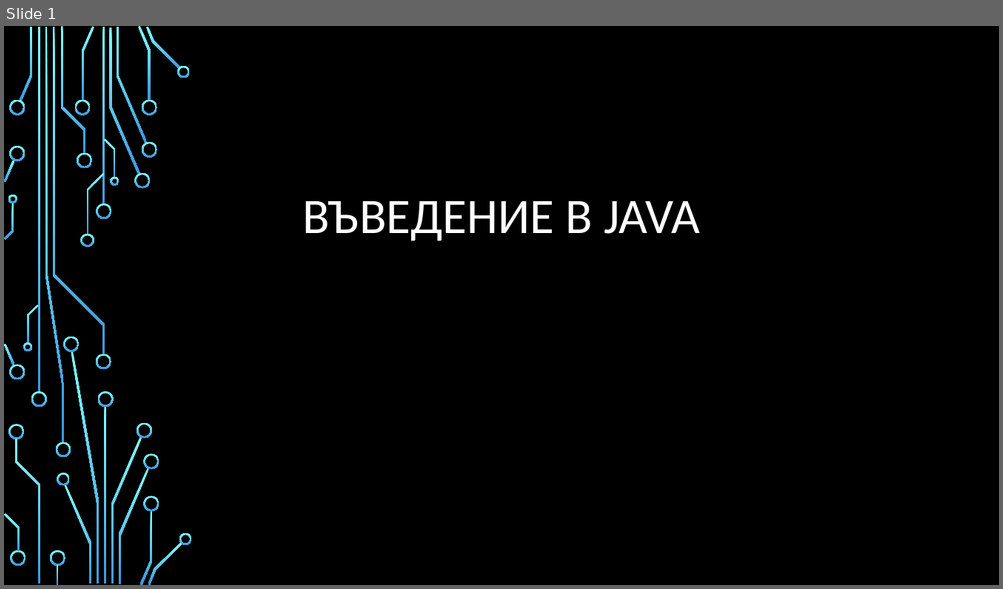
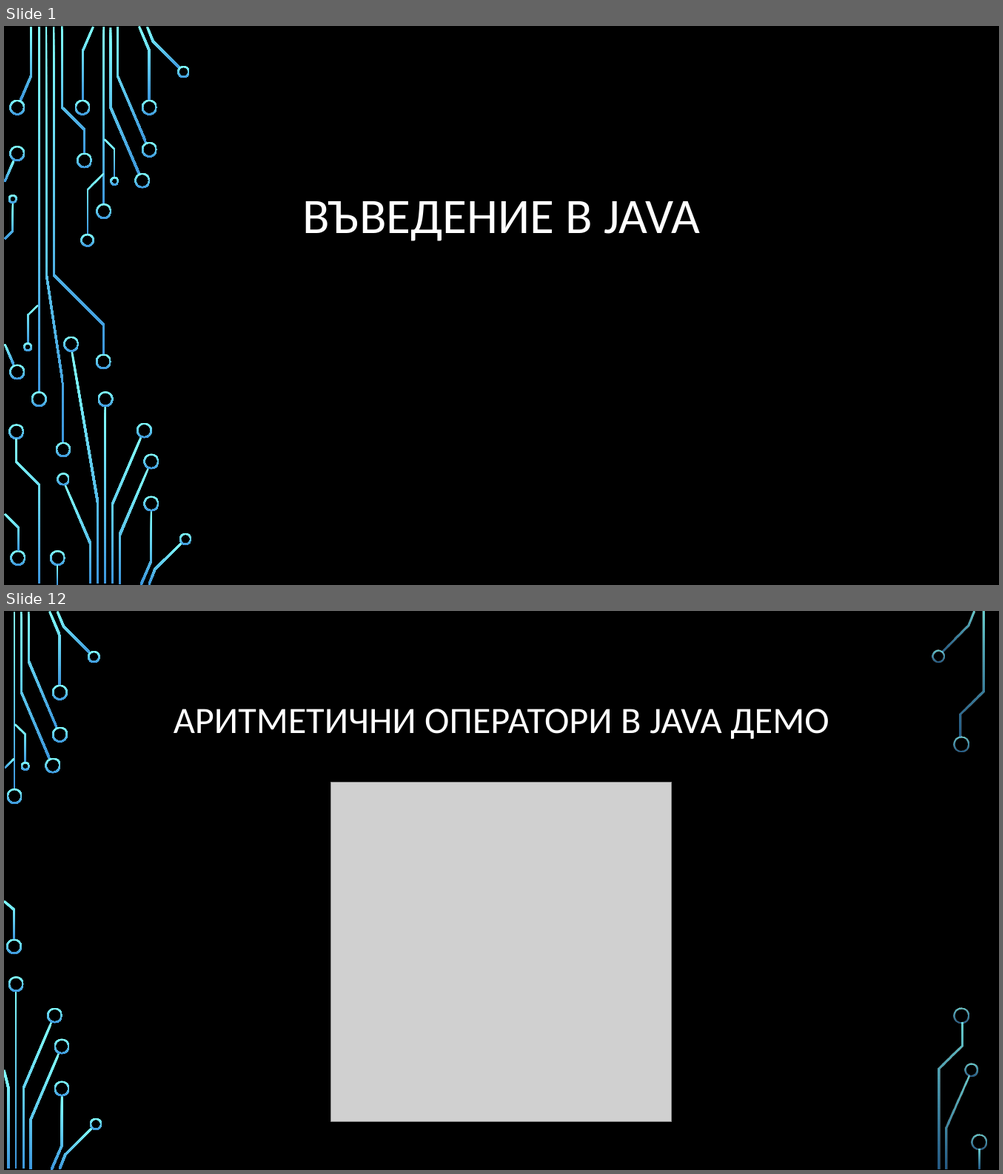
Before and after one commit to Bilyukov/java-course, a slide deck: 02.java-basics.pptx. Shown one above the other, each under a label of ours: slide 1 before the commit, slides 1 and 12 after it; the slides between them are not shown. The pictures are 1003x589 and 1003x1174 pixels, drawn with LibreOffice and Linux fonts; fonts in the diff are those of the drawing; grey boxes stand for pictures; background and template pictures are left out. Boxes give left, top, right and bottom in pixels: in the first picture for what was removed or moved away, otherwise in the second. Text is boxed around its words. In the diff, an @@ line names an element or a change of style, - is before the commit and + after.

Commit message:
Added Java Basics Demo

```diff
--- a/02.java-basics.pptx
+++ b/02.java-basics.pptx
@@ slide 12 added at (4, 611, 999, 1170), background picture (left out) @@
@@ title added at (173, 709, 828, 739), 36 pt, text #FFFFFF @@
+АРИТМЕТИЧНИ ОПЕРАТОРИ В JAVA ДЕМО
@@ picture added at (332, 782, 671, 1122) @@
@@ group added at (4, 611, 987, 1170): 33 freeform shapes, 3 rectangles @@
```
Also in this commit, not shown: 2 slides changed, 21 other slides added, 21 other files.
